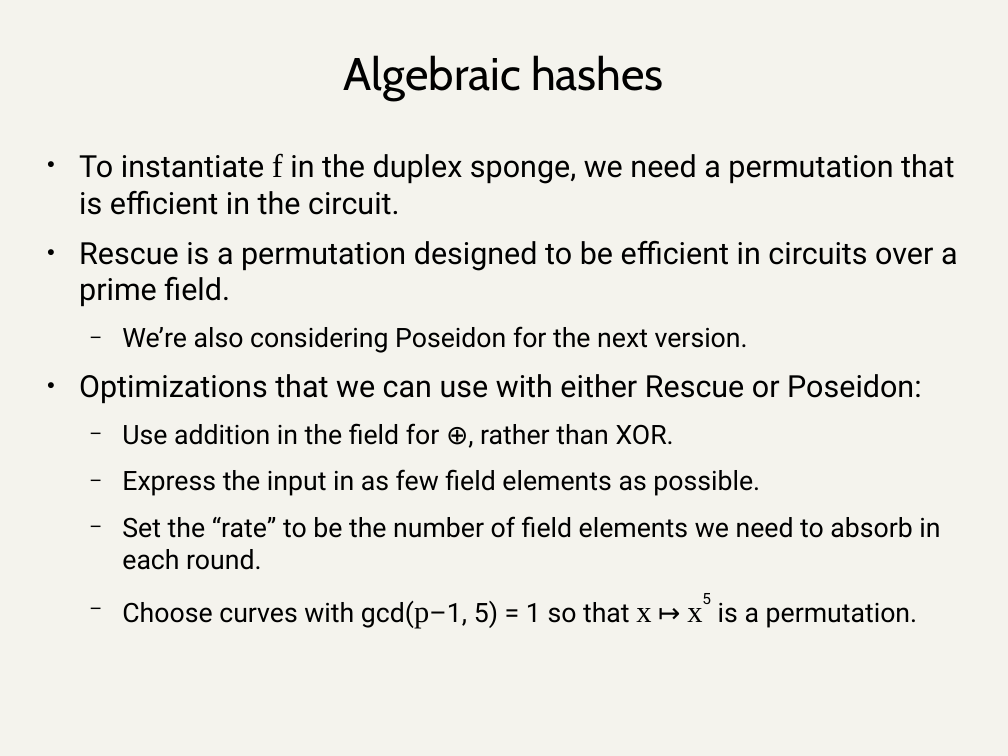
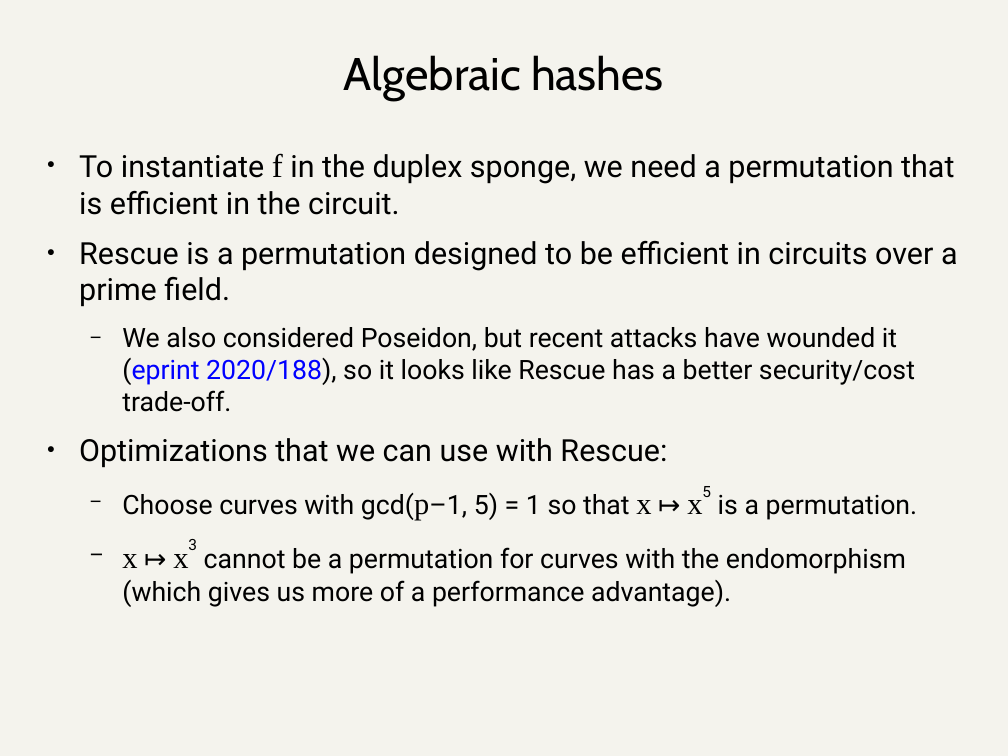
Before and after one commit to daira/halographs, a slide deck: slide 36 of halographs.odp (slide 30 before the commit). Drawn at 1008x756 pixels with LibreOffice and Linux fonts; fonts in the diff are those of the drawing. Boxes give left, top, right and bottom in pixels: in the first picture for what was removed or moved away, otherwise in the second. Text is boxed around its words. In the diff, an @@ line names an element or a change of style, - is before the commit and + after.

```diff
--- a/halographs.odp
+++ b/halographs.odp
@@ text at (79, 327, 915, 468): text changed @@
-  − We’re also considering Poseidon for the next version.
-● Optimizations that we can use with either Rescue or Poseidon:
-  − Use addition in the field for ⊕, rather than XOR.
-  − Express the input in as few field elements as possible.
-  − Set the “rate” to be the number of field elements we need to absorb in each round.
+  − We also considered Poseidon, but recent attacks have wounded it (eprint 2020/188), so it looks like Rescue has a better security/cost trade-off.
+● Optimizations that we can use with Rescue:
@@ text at (122, 547, 906, 607): paragraph added @@
+  − x ↦ x3 cannot be a permutation for curves with the endomorphism (which gives us more of a performance advantage).
```
Also in this commit, not shown: 16 other slides changed, 16 slides added, 11 slides removed, 17 other files.
